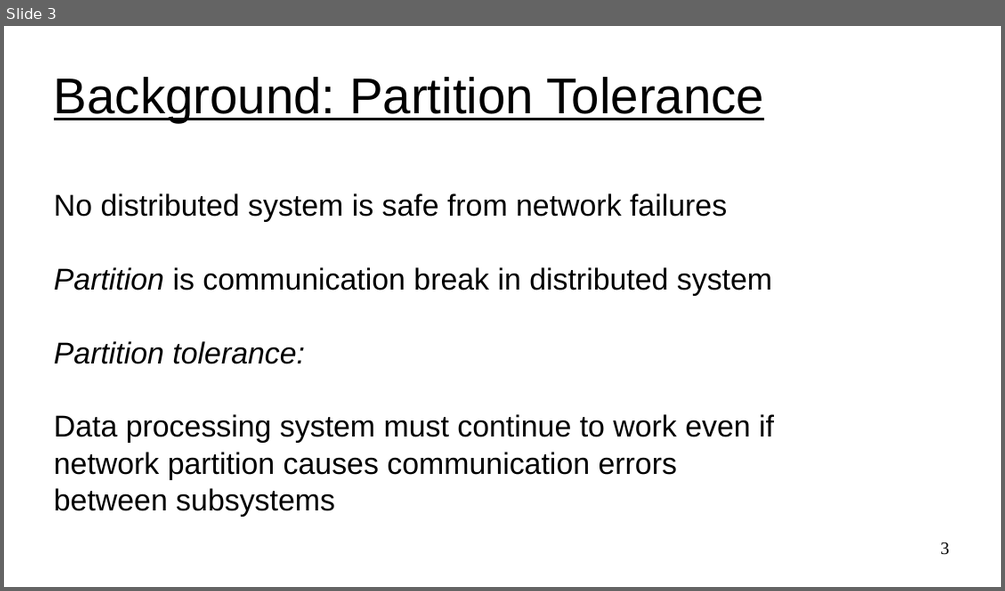
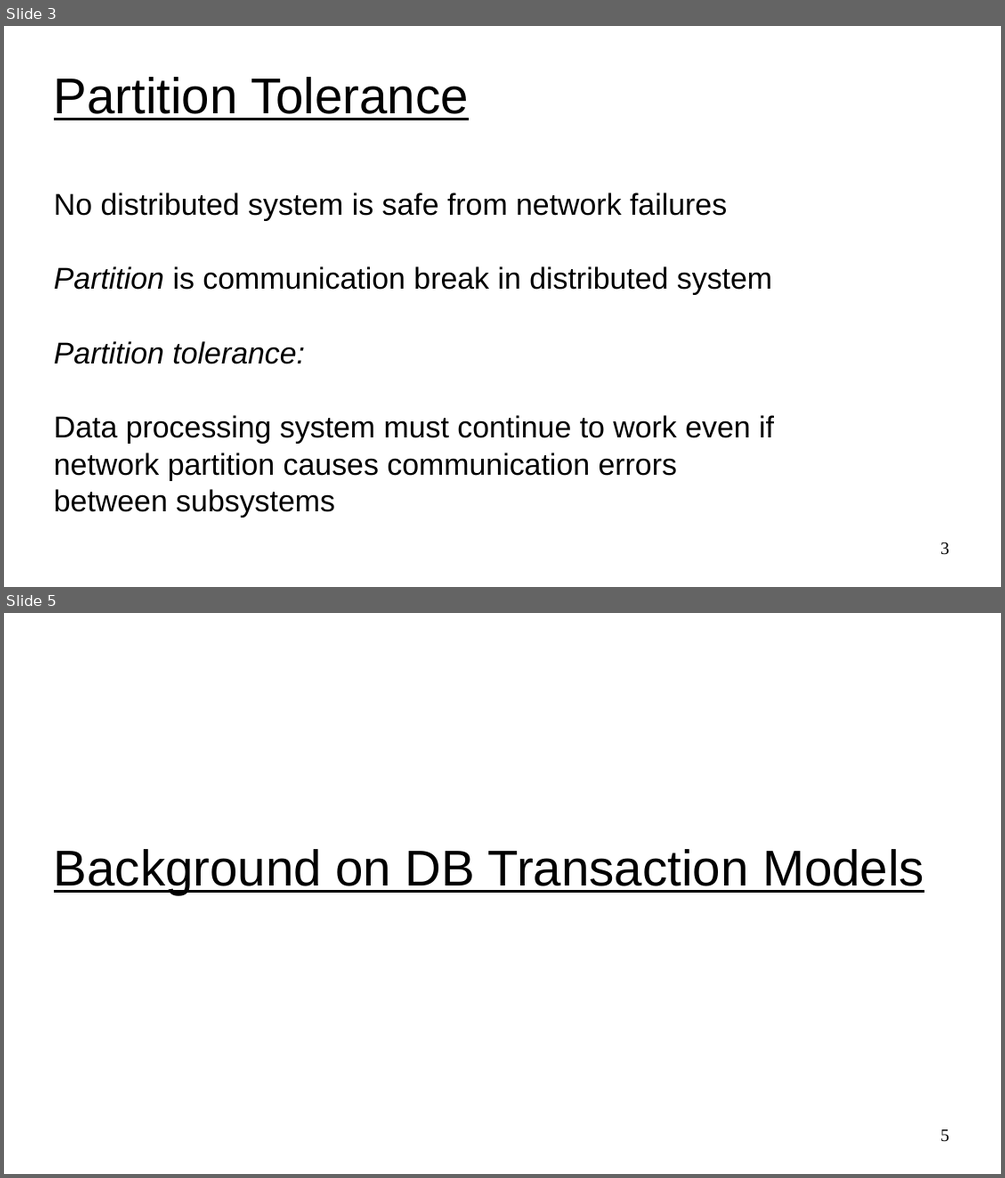
Before and after one commit to UVADS/distributed_computing, a slide deck: 03_dataframes_and_spark_sql/cap_theorem.ppt. Shown one above the other, each under a label of ours: slide 3 before the commit, slides 3 and 5 after it; the slides between them are not shown. The pictures are 1005x591 and 1005x1178 pixels, drawn with LibreOffice and Linux fonts; fonts in the diff are those of the drawing. Boxes give left, top, right and bottom in pixels: in the first picture for what was removed or moved away, otherwise in the second. Text is boxed around its words. In the diff, an @@ line names an element or a change of style, - is before the commit and + after.

```diff
--- a/03_dataframes_and_spark_sql/cap_theorem.ppt
+++ b/03_dataframes_and_spark_sql/cap_theorem.ppt
@@ slide 5 added at [4,613,1001,1174], background #FFFFFF @@
@@ title added at [54,849,924,895], 40 pt, text #000000, underline @@
+Background on DB Transaction Models
@@ page number added at [940,1129,949,1142], 14 pt, text #000000 @@
+5
@@ slide 3 changed as well @@
@@ title at [54,77,469,120]: text changed @@
-Background: Partition Tolerance
+Partition Tolerance
```
Also in this commit, not shown: 5 other slides changed, 6 other slides added, 2 other files.
